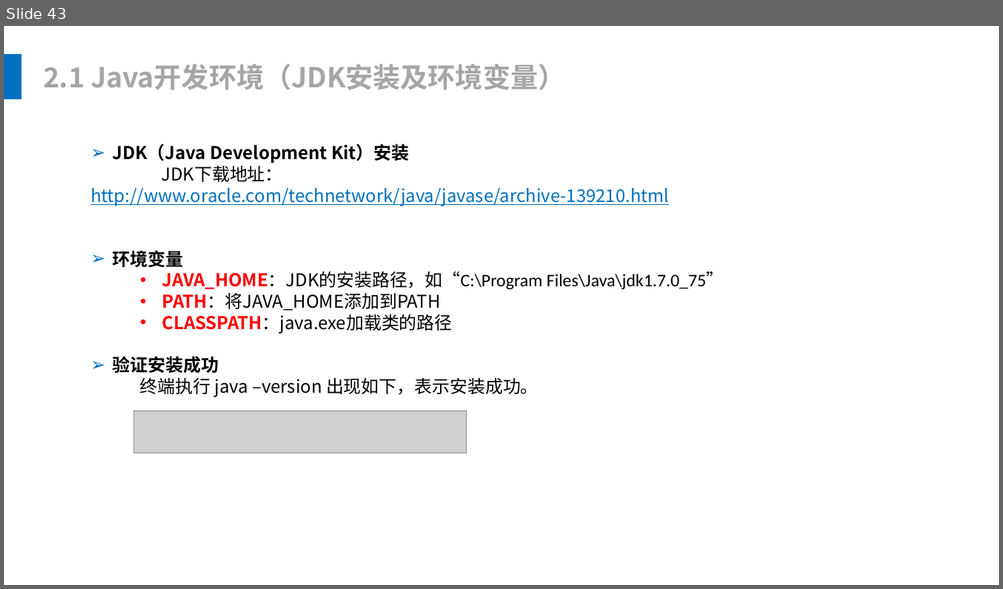
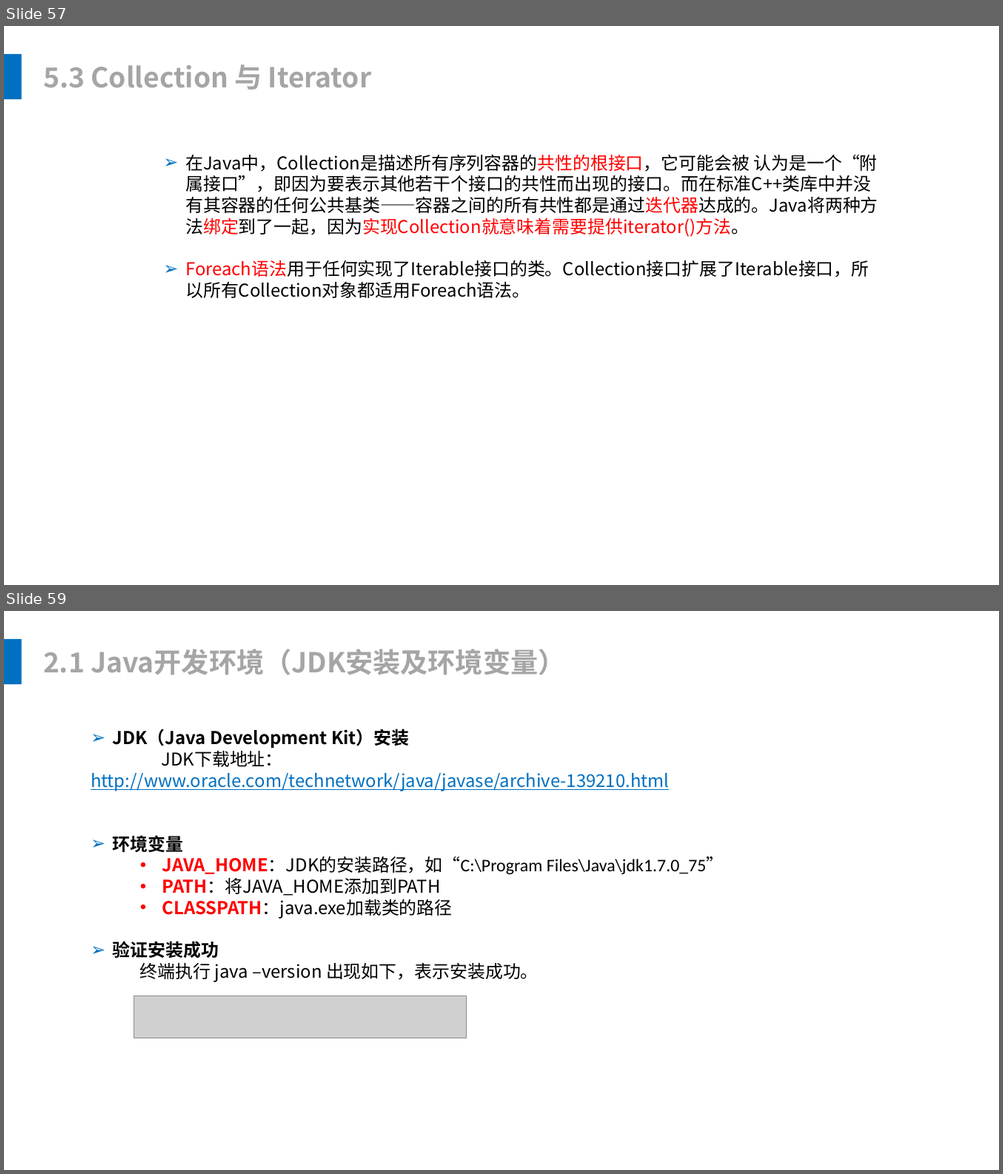
Before and after one commit to leonliu06/JavaTrainning, a slide deck: Java基础培训.pptx. Shown one above the other, each under a label of ours: slide 43 before the commit, slides 57 and 59 after it; the slides between them are not shown. The pictures are 1003x589 and 1003x1174 pixels, drawn with LibreOffice and Linux fonts; fonts in the diff are those of the drawing; grey boxes stand for pictures. Boxes give left, top, right and bottom in pixels: in the first picture for what was removed or moved away, otherwise in the second. Text is boxed around its words. In the diff, an @@ line names an element or a change of style, - is before the commit and + after.

```diff
--- a/Java基础培训.pptx
+++ b/Java基础培训.pptx
@@ slide 57 added at box(4, 26, 999, 585), background #FFFFFF @@
@@ rectangle added at box(4, 54, 22, 99), fill #0070C0 @@
@@ text added at box(43, 64, 371, 90), 28 pt, text #A5A5A5, bold @@
+5.3 Collection 与 Iterator
@@ text added at box(185, 155, 878, 298), 18 pt, text #000000 @@
+  ➢ 在Java中，Collection是描述所有序列容器的共性的根接口，它可能会被 认为是一个“附属接口”，即因为要表示其他若干个接口的共性而出现的接口。而在标准C++类库中并没有其容器的任何公共基类——容器之间的所有共性都是通过迭代器达成的。Java将两种方法绑定到了一起，因为实现Collection就意味着需要提供iterator()方法。
+  ➢ Foreach语法用于任何实现了Iterable接口的类。Collection接口扩展了Iterable接口，所以所有Collection对象都适用Foreach语法。
@@ what was slide 43 is now slide 59 @@
```
Also in this commit, not shown: 7 slides changed, 18 other slides added, 3 slides removed, 26 other files.
